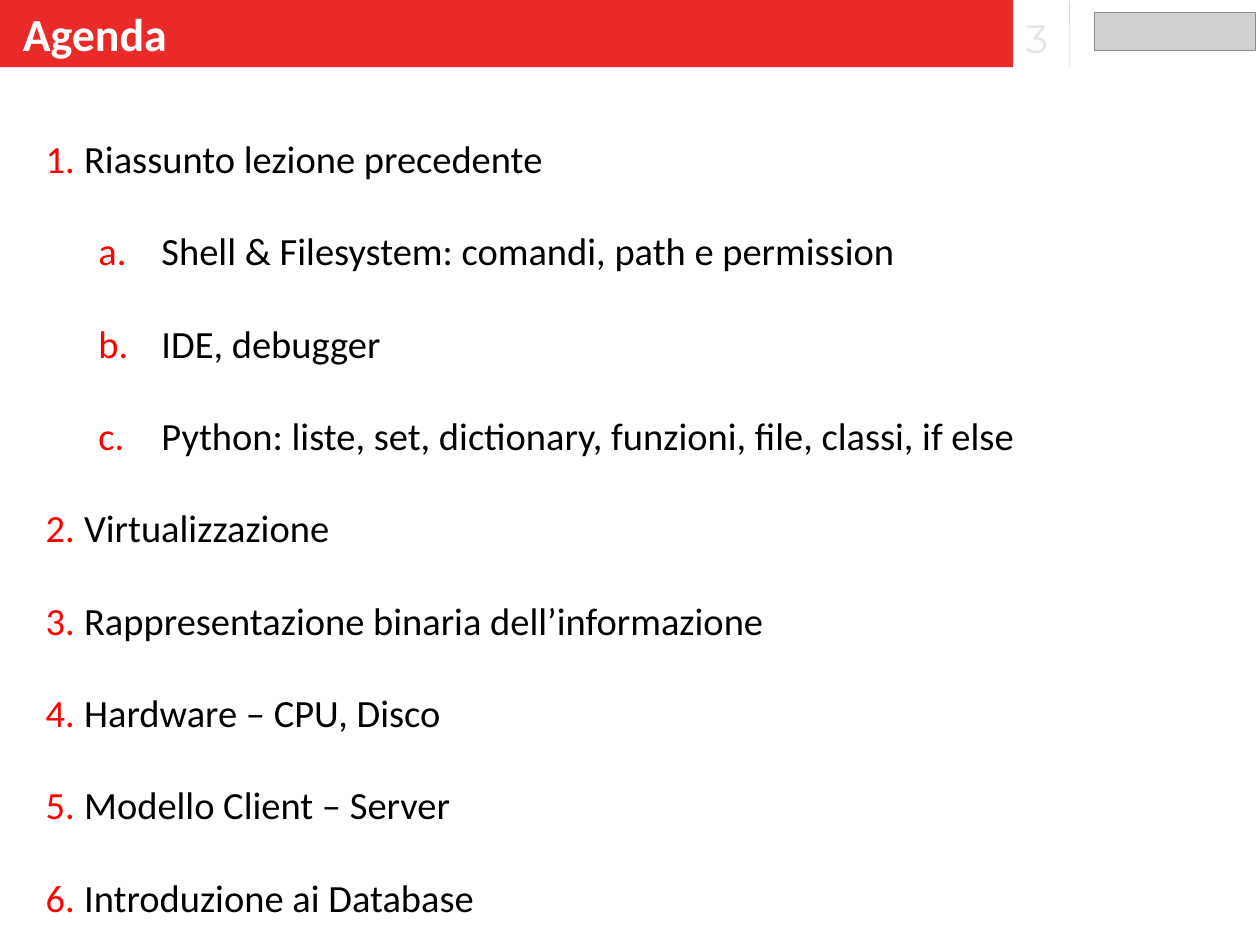
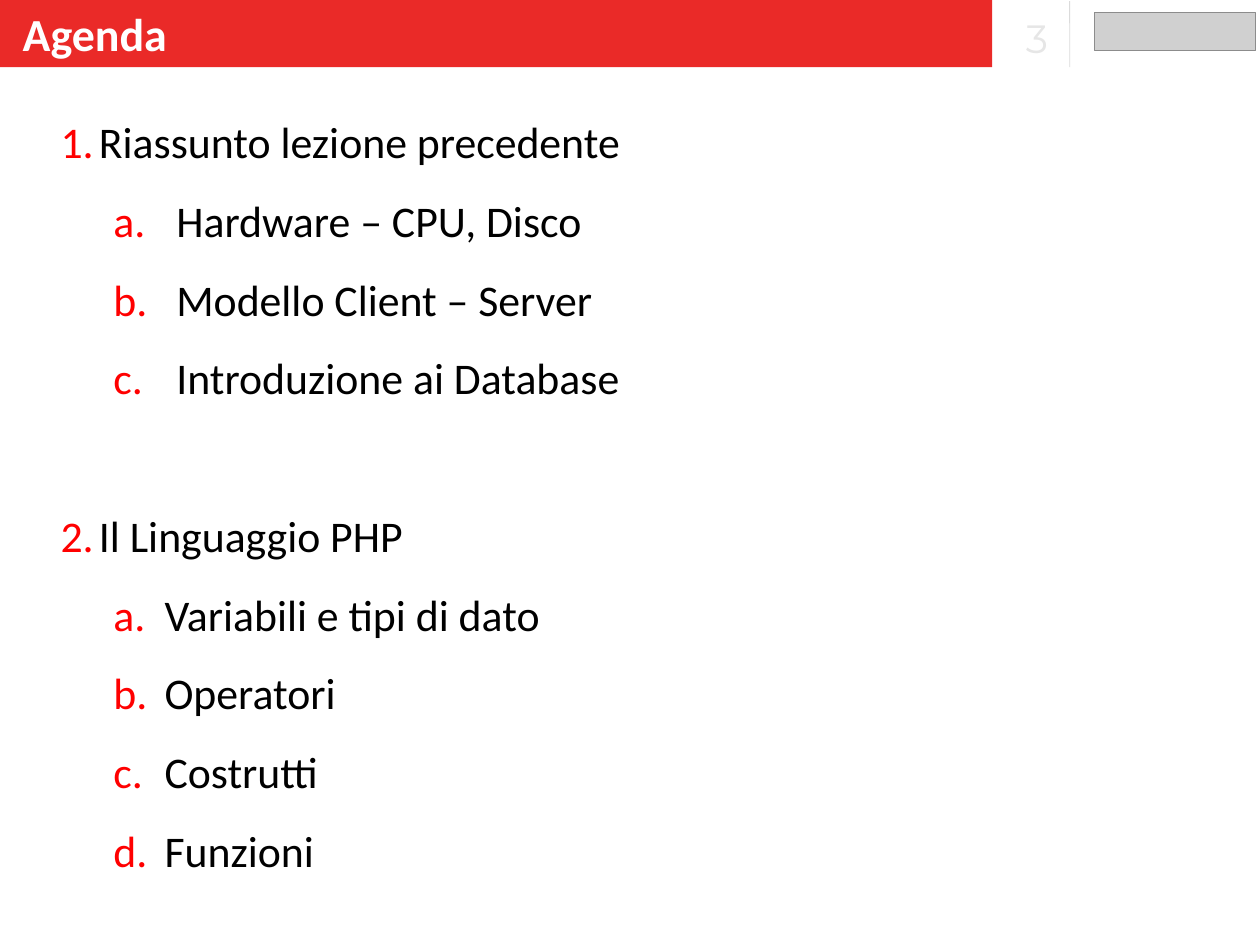
Before and after one commit to banzaiberry/leonardo, a slide deck: slide 3 of Lezioni_5_6_7/Lezione_5/Slide.pptx. Drawn at 1260x945 pixels with LibreOffice and Linux fonts; fonts in the diff are those of the drawing; grey boxes stand for pictures. Boxes give left, top, right and bottom in pixels: in the first picture for what was removed or moved away, otherwise in the second. Text is boxed around its words. In the diff, an @@ line names an element or a change of style, - is before the commit and + after.

```diff
--- a/Lezioni_5_6_7/Lezione_5/Slide.pptx
+++ b/Lezioni_5_6_7/Lezione_5/Slide.pptx
@@ rectangle "Agenda": place and size @@
-rectangle "Agenda" at [0, 0, 1014, 67]
+rectangle "Agenda" at [0, 0, 992, 67]
@@ text "Riassunto lezione precedente": place and size @@
-text "Riassunto lezione precedente" at [84, 146, 1013, 913]
+text "Riassunto lezione precedente" at [99, 127, 620, 868]
@@ text at [99, 127, 620, 395]: size 44 to 50 pt in "Riassunto lezione precedente", "Hardware – CPU, Disco", "Modello Client – Server", "Introduzione ai Database"; line spacing 2 to 1.5; bullet 1. to a.; list level 2 to 3 in "Hardware – CPU, Disco"; list level 2 to 3 in "Modello Client – Server"; list level 2 to 3 in "Introduzione ai Database" @@
@@ text at [84, 238, 1013, 642]: paragraphs removed @@
-    a. Shell & Filesystem: comandi, path e permission
-    b. IDE, debugger
-    c. Python: liste, set, dictionary, funzioni, file, classi, if else
-  2. Virtualizzazione
-  3. Rappresentazione binaria dell’informazione
@@ text at [99, 521, 540, 868]: paragraphs added @@
+  2. Il Linguaggio PHP
+    a. Variabili e tipi di dato
+    b. Operatori
+    c. Costrutti
+    d. Funzioni
```
Also in this commit, not shown: 3 other slides changed, 13 slides added, 1 slide removed, 1 other file.
